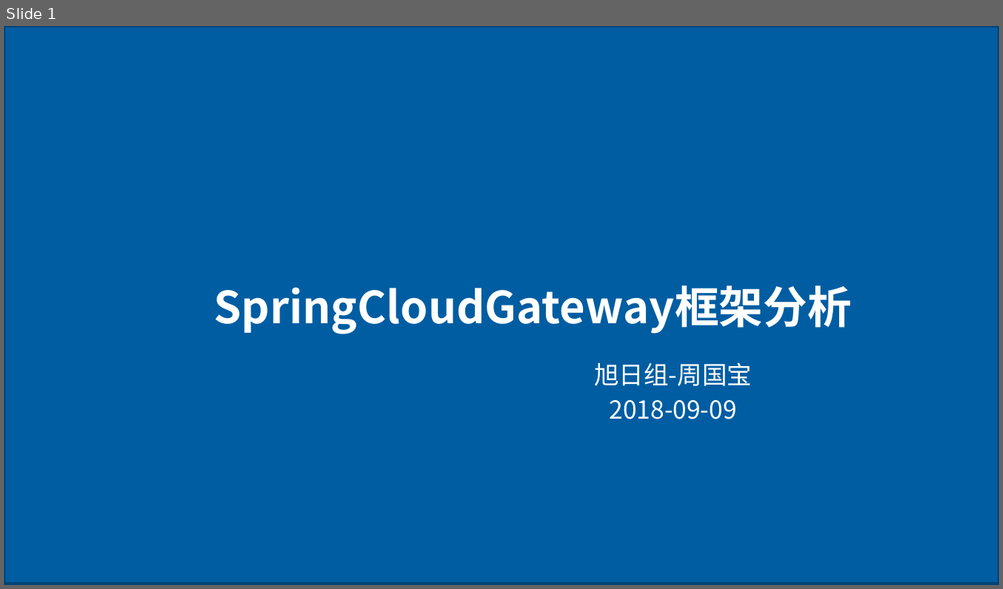
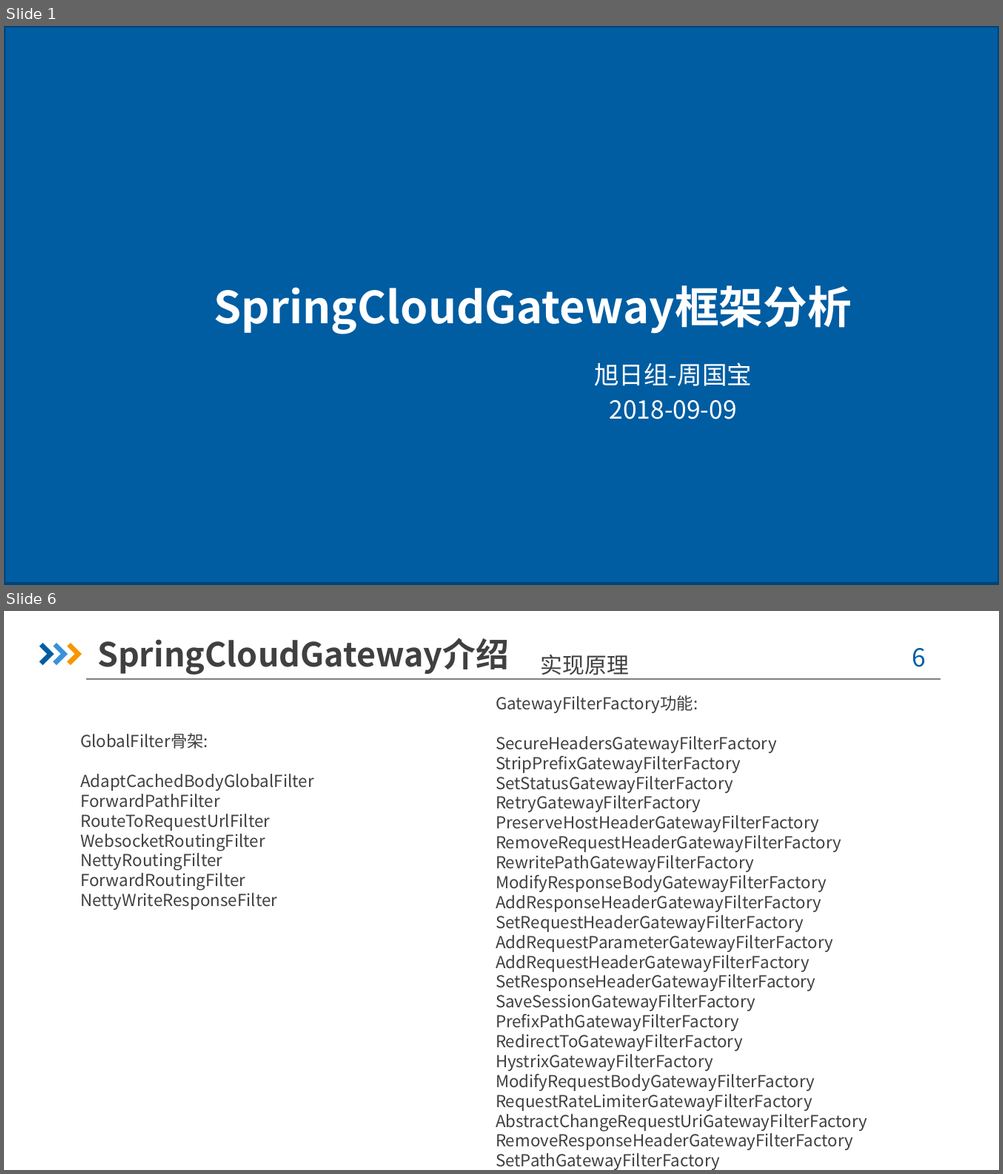
Before and after one commit to yizhou136/springcloudgateway, a slide deck: src/main/doc/SpringCloudGateway框架分析-周国宝.pptx. Shown one above the other, each under a label of ours: slide 1 before the commit, slides 1 and 6 after it; the slides between them are not shown. The pictures are 1003x589 and 1003x1174 pixels, drawn with LibreOffice and Linux fonts; fonts in the diff are those of the drawing; background and template pictures are left out; a plain dark background stands for a picture behind light text. Boxes give left, top, right and bottom in pixels: in the first picture for what was removed or moved away, otherwise in the second. Text is boxed around its words. In the diff, an @@ line names an element or a change of style, - is before the commit and + after.

```diff
--- a/src/main/doc/SpringCloudGateway框架分析-周国宝.pptx
+++ b/src/main/doc/SpringCloudGateway框架分析-周国宝.pptx
@@ slide 6 added at box(4, 611, 999, 1170), background picture (left out) @@
@@ freeform shape added at box(39, 643, 54, 666), fill #005DA2 @@
@@ freeform shape added at box(53, 643, 68, 666), fill #3992DB @@
@@ freeform shape added at box(67, 643, 82, 666), fill #F79600 @@
@@ text added at box(97, 638, 509, 675), 24 pt, text #404040, bold @@
+SpringCloudGateway介绍
@@ text added at box(540, 655, 629, 679), 16 pt, text #404040 @@
+实现原理
@@ page number added at box(912, 648, 926, 667), 18 pt, text #005DA2 @@
+6
@@ line added from (87, 678) to (940, 678), #808080 0.75 pt @@
@@ text added at box(495, 695, 867, 1170), 12 pt, text #404040 @@
+GatewayFilterFactory功能:
+SecureHeadersGatewayFilterFactory
+StripPrefixGatewayFilterFactory
+SetStatusGatewayFilterFactory
+RetryGatewayFilterFactory
+PreserveHostHeaderGatewayFilterFactory
+RemoveRequestHeaderGatewayFilterFactory
+RewritePathGatewayFilterFactory
+ModifyResponseBodyGatewayFilterFactory
+AddResponseHeaderGatewayFilterFactory
+SetRequestHeaderGatewayFilterFactory
+AddRequestParameterGatewayFilterFactory
+AddRequestHeaderGatewayFilterFactory
+SetResponseHeaderGatewayFilterFactory
+SaveSessionGatewayFilterFactory
+PrefixPathGatewayFilterFactory
+RedirectToGatewayFilterFactory
+HystrixGatewayFilterFactory
+ModifyRequestBodyGatewayFilterFactory
+RequestRateLimiterGatewayFilterFactory
+AbstractChangeRequestUriGatewayFilterFactory
+RemoveResponseHeaderGatewayFilterFactory
+SetPathGatewayFilterFactory
@@ text added at box(80, 733, 314, 910), 12 pt, text #404040 @@
+GlobalFilter骨架:
+AdaptCachedBodyGlobalFilter
+ForwardPathFilter
+RouteToRequestUrlFilter
+WebsocketRoutingFilter
+NettyRoutingFilter
+ForwardRoutingFilter
+NettyWriteResponseFilter
```
Also in this commit, not shown: 20 slides changed, 10 other slides added, 6 slides removed, 6 other files.
